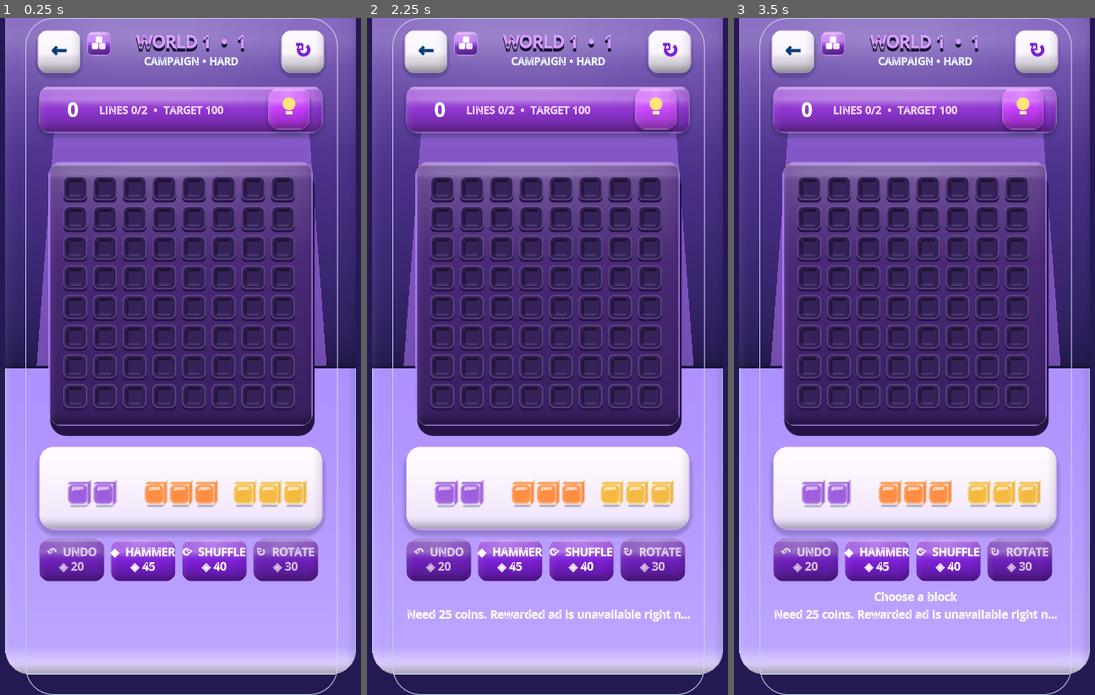
Above: before the commit, frames 1-3 (left to right).
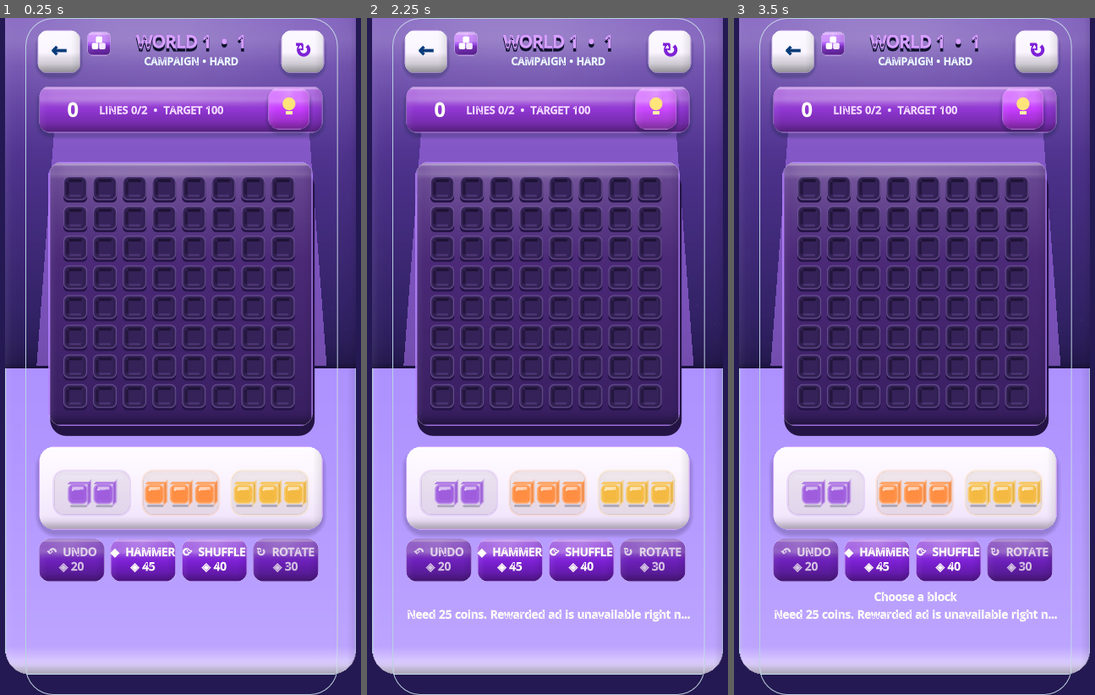
Above: after the commit, the same moments.

Repository: eghosa001/unjam
Game: Godot game, scene res://scenes/BlockPuzzle.tscn
Same seed, same stepped clock (60 frames per second), same inputs: the game is played once before the commit and once after it. This scene is started directly instead of the project's main scene.
Inputs (mouse positions are in pixels of both pictures, inside the frame that each line leads up to):
- Up to frame 1 (0.25 s): no input
- Up to frame 2 (2.25 s): click "←" at 0.5 s; click "↻" at 1.25 s; click (655, 106) at 2 s
- Up to frame 3 (3.5 s): click (809, 187) at 2.77 s

The runs differ from the first frame. In frame 1, 0.4% of the frame differs, in the area x 14-86%, y 66-74%; in frame 2, 0.4%; in frame 3, 0.4%.

Commit message:
Strengthen Block tray piece hierarchy

Diff:
--- a/scripts/ui/block_piece_button.gd
+++ b/scripts/ui/block_piece_button.gd
@@ -423,6 +423,18 @@
 			points.append(point)
 	if points.is_empty():
 		return
+	# Give each tray choice a shallow physical base so the draggable piece reads
+	# immediately against the pale tray without changing placement geometry.
+	var pedestal_rect := Rect2(Vector2(3.0, 7.0), size - Vector2(6.0, 14.0))
+	var pedestal_fill := Color(accent.darkened(0.58), 0.10 if not selected else 0.18)
+	var pedestal_border := Color(accent.lightened(0.24), 0.24 if not selected else 0.62)
+	draw_style_box(_style(pedestal_fill, pedestal_border, 2, 14), pedestal_rect)
+	var pedestal_gloss := Rect2(
+		pedestal_rect.position + Vector2(10.0, 7.0),
+		Vector2(maxf(8.0, pedestal_rect.size.x - 20.0), 5.0)
+	)
+	draw_style_box(_style(Color(1, 1, 1, 0.10), Color.TRANSPARENT, 0, 3), pedestal_gloss)
+
 	var max_x := 0
 	var max_y := 0
 	for point in points:
